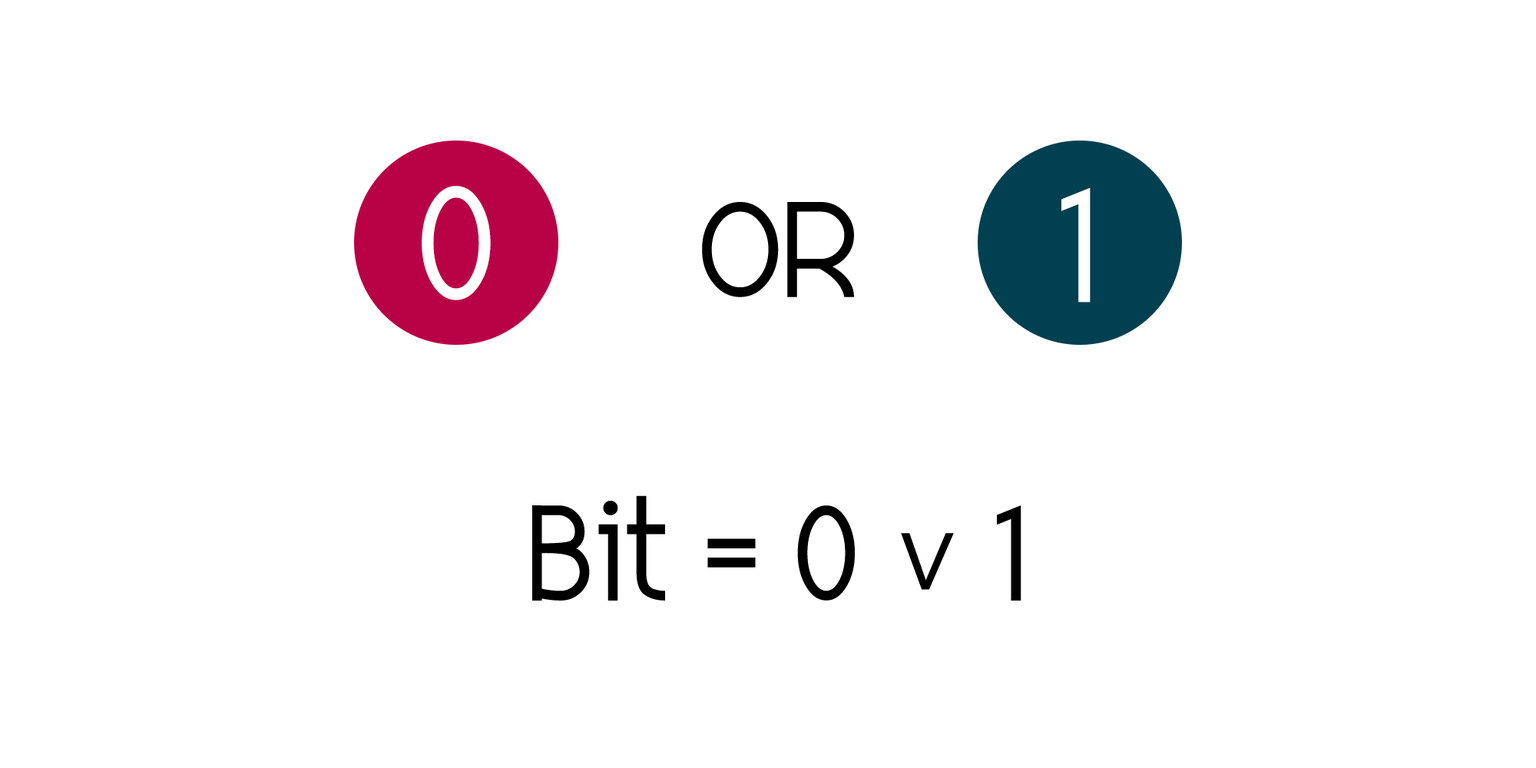
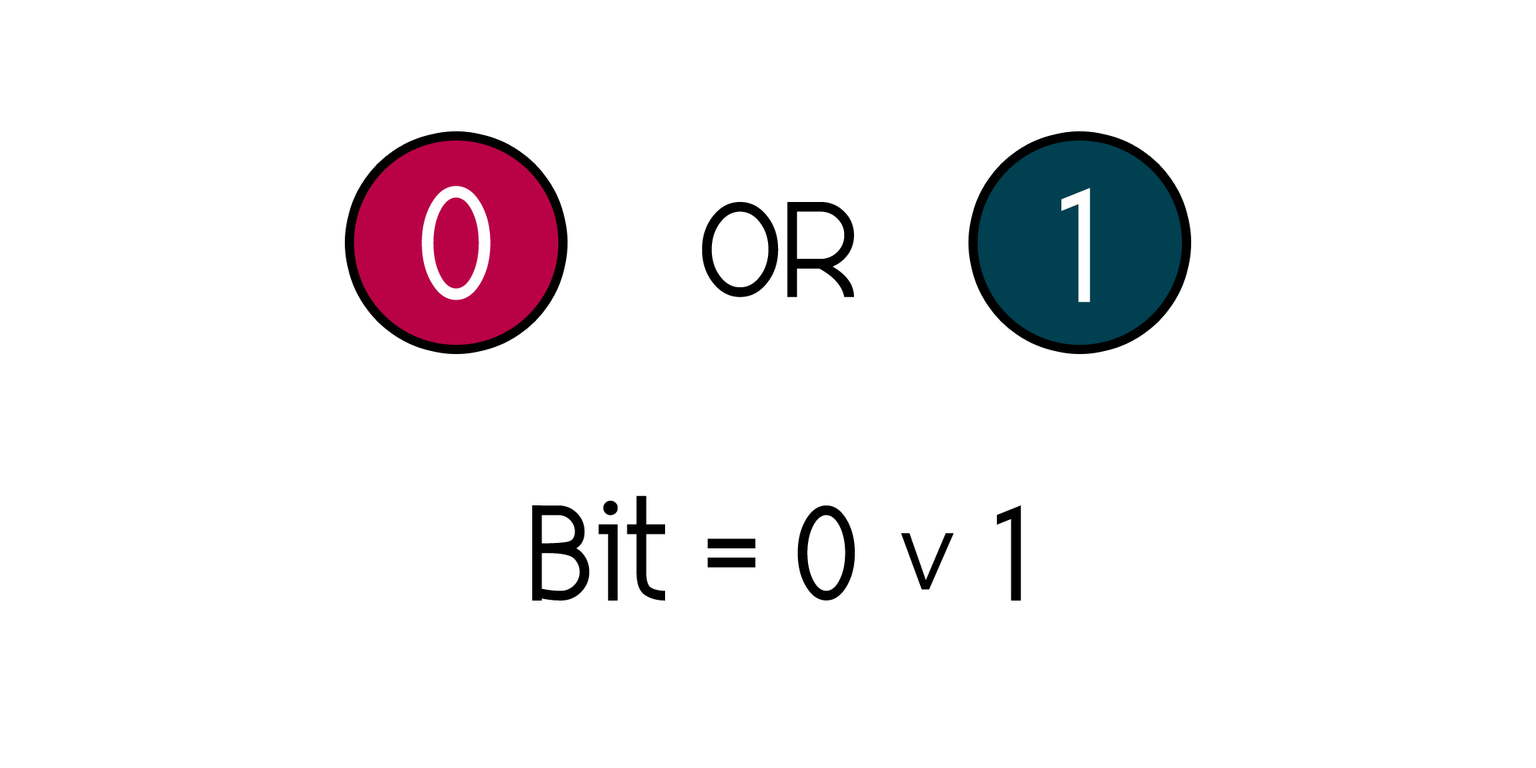
Revision of a layered (1536, 768) image; what changed, layer by layer:
pixels changed over (344, 131, 1192, 355) (layer not identified)
